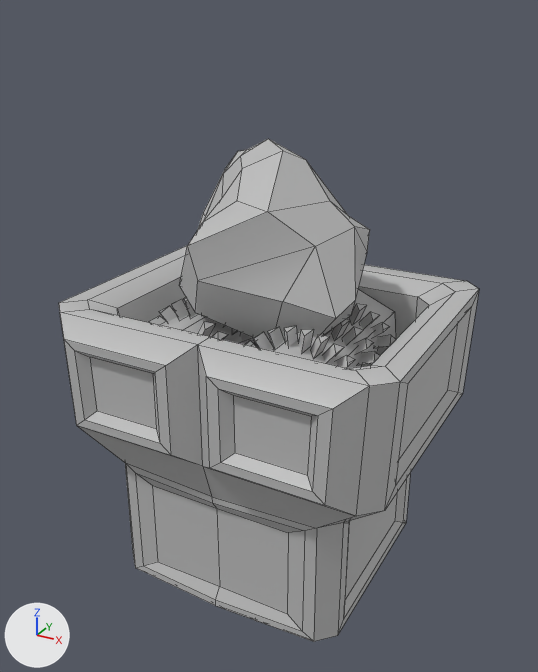
The FBX model Assets/Models/Crafting Components/Rock Effector.fbx as it was, and as the next commit left it.
Camera for both pictures: a 50 mm lens placed at (0.0852, -0.1568, 0.1671), pointed at (-0.0026, 0.0028, 0.0872). Every picture has the same lights, and +X, +Y and +Z are marked at lower left. Mesh edges are drawn as thin lines. Where no turn or scale is listed for an object, it has been applied to the vertices.

The first picture shows 'L_Grinder', 'R_Grinder', 'Rock', 'Rock_Effector'.
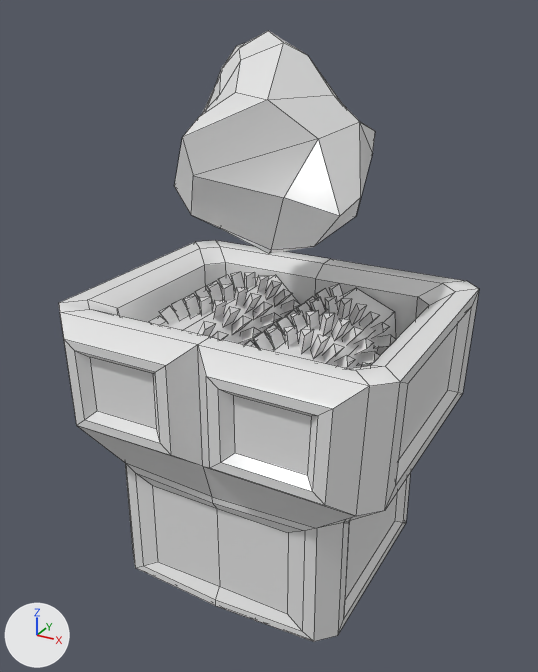
The newer file is also turned or shifted as a whole; pictures and numbers use the older file's frame.

Location of each change, [x1, y1, x2, y2] in pixels of the pictures (538 x 672 px):
'Rock', mesh moved: before [179, 139, 370, 343]; after [174, 31, 375, 254]
'R_Grinder', recoloured: [245, 284, 396, 368] in both
'L_Grinder', recoloured: [150, 272, 301, 348] in both
part 1 of me_mesh, recoloured: [59, 245, 479, 642] in both

Edits to the bpy script that builds the scene:
```text
Add mat_rock_mat:
    mat_rock_mat = principled_material('Rock_Mat')
    mat_rock_mat.base_color = (0.8, 0.8, 0.8)  # white #e7e7e7
    mat_rock_mat.roughness = 0.2
Change me_mesh_002:
    where me_mesh_002.from_pydata(...)  # 470 vertices, 322 faces; spans x -0.0154..0.0154, y -0.0243..0.0243, z -0.0154..0.0154
    remove me_mesh_002.materials.append(mat_lambert1)  # grey #bcbcbc
    add me_mesh_002.materials.append(mat_rock_mat)  # white #e7e7e7
Change me_mesh_003:
    where me_mesh_003.from_pydata(...)  # 53 vertices, 56 faces; spans x -0.0212..0.0274, y -0.0205..0.023, z -0.0225..0.0278
    used by ob_rock; location = (-0.0031, -0.0016, 0.1105)
    remove me_mesh_003.materials.append(mat_lambert1)  # grey #bcbcbc
    me_mesh_003 part 2: the whole mesh is moved by (0.0, 0.0, 0.0242)
    add me_mesh_003.materials.append(mat_rock_mat)  # white #e7e7e7
Change me_mesh:
    where me_mesh.from_pydata(...)  # 431 vertices, 394 faces; spans x -0.0445..0.0447, y -0.0394..0.0404, z -0.0035..0.1
    used by ob_rock_effector; location = (0.0, 0.0, 0.0)
    remove me_mesh.materials.append(mat_empeffector_mat)  # grey #bcbcbc
    me_mesh part 1: all 202 faces that had it switch from mat_lambert1 (grey #bcbcbc) to mat_rock_mat (white #e7e7e7)
Change me_mesh_001:
    where me_mesh_001.from_pydata(...)  # 470 vertices, 322 faces; spans x -0.0153..0.0153, y -0.0243..0.0243, z -0.0153..0.0153
    remove me_mesh_001.materials.append(mat_lambert1)  # grey #bcbcbc
    add me_mesh_001.materials.append(mat_rock_mat)  # white #e7e7e7
```
